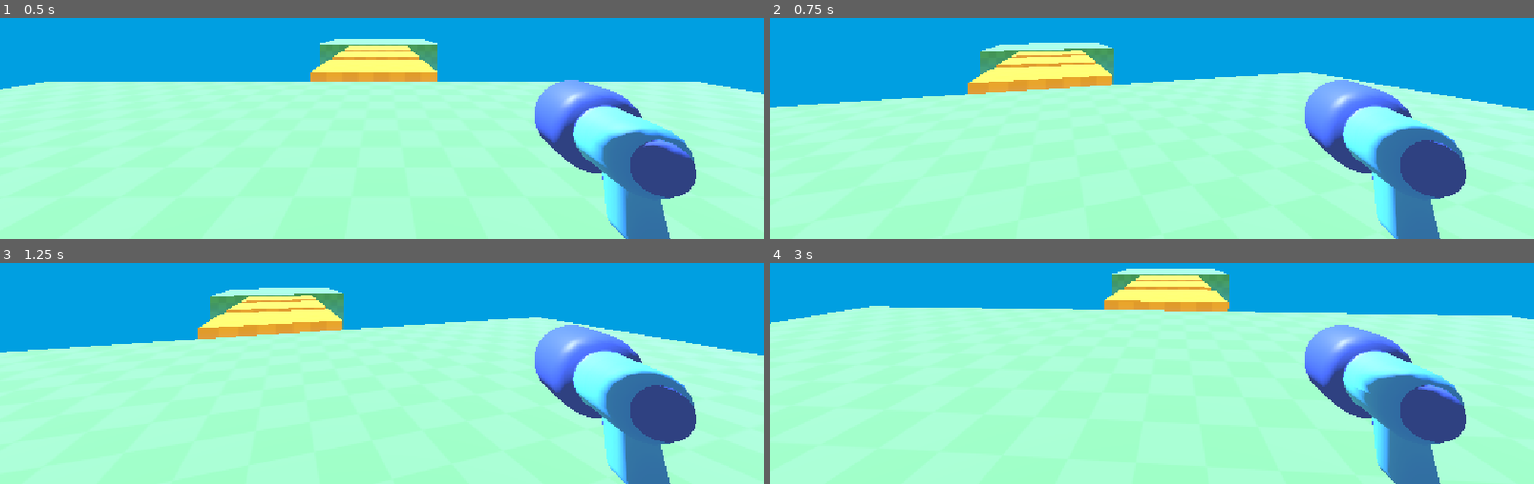
Above: before the commit, frames 1-4 (two rows, left to right).
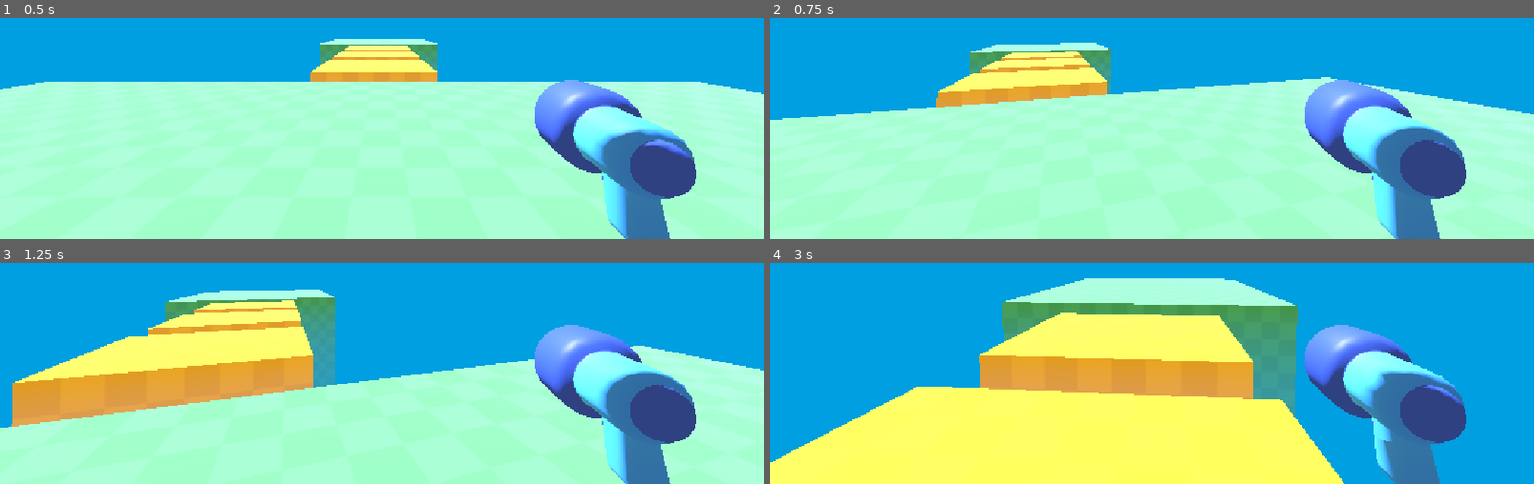
Above: after the commit, the same moments.

Repository: zjbanya/my_first_3d_game
Game: Godot game, scene res://level/temporary_level.tscn
Same seed, same stepped clock (60 frames per second), same inputs: the game is played once before the commit and once after it.
Inputs (mouse positions are in pixels of both pictures, inside the frame that each line leads up to):
- Up to frame 1 (0.5 s): no input
- Up to frame 2 (0.75 s): tap Enter at 0.5 s; move the mouse to (1190, 22) at 0.52 s; hold W (move_forward, bound only after the commit) from 0.53 s (still down)
- Up to frame 3 (1.25 s): keep holding W (move_forward, bound only after the commit)
- Up to frame 4 (3 s): keep holding W (move_forward, bound only after the commit); move the mouse to (1113, 271) at 1.27 s; move the mouse to (outside the picture) at 2.02 s; move the mouse to (1144, 276) at 2.77 s

Frame 1 is identical in both runs. In frame 2, 5.5% of the frame differs, in the area x 0-100%, y 11-47%; in frame 3, 24%; in frame 4, 75%, in the area x 0-100%, y 2-100%.

Commit message:
[feat]: Coding ground movement

Diff:
--- a/player/player.gd
+++ b/player/player.gd
@@ -12,3 +12,19 @@
 		%Camera3D.rotation_degrees.x = clamp(
 			%Camera3D.rotation_degrees.x, -90.0, 90.0
 		)
+
+func _physics_process(_delta: float) -> void:
+	const SPEED = 5.5
+
+	var input_direction_2D = Input.get_vector(
+		"move_left", "move_right", "move_forward", "move_back"
+	)
+	var input_direction_3D = Vector3(
+		input_direction_2D.x, 0.0, input_direction_2D.y
+	)
+	var direction = transform.basis * input_direction_3D
+
+	velocity.x = direction.x * SPEED
+	velocity.z = direction.z * SPEED
+
+	move_and_slide()
--- a/project.godot
+++ b/project.godot
@@ -20,6 +20,33 @@
 window/stretch/mode="canvas_items"
 window/stretch/aspect="expand"
 
+[input]
+
+move_left={
+"deadzone": 0.2,
+"events": [Object(InputEventKey,"resource_local_to_scene":false,"resource_name":"","device":-1,"window_id":0,"alt_pressed":false,"shift_pressed":false,"ctrl_pressed":false,"meta_pressed":false,"pressed":false,"keycode":0,"physical_keycode":65,"key_label":0,"unicode":97,"location":0,"echo":false,"script":null)
+, Object(InputEventKey,"resource_local_to_scene":false,"resource_name":"","device":-1,"window_id":0,"alt_pressed":false,"shift_pressed":false,"ctrl_pressed":false,"meta_pressed":false,"pressed":false,"keycode":0,"physical_keycode":4194319,"key_label":0,"unicode":0,"location":0,"echo":false,"script":null)
+]
+}
+move_right={
+"deadzone": 0.2,
+"events": [Object(InputEventKey,"resource_local_to_scene":false,"resource_name":"","device":-1,"window_id":0,"alt_pressed":false,"shift_pressed":false,"ctrl_pressed":false,"meta_pressed":false,"pressed":false,"keycode":0,"physical_keycode":68,"key_label":0,"unicode":100,"location":0,"echo":false,"script":null)
+, Object(InputEventKey,"resource_local_to_scene":false,"resource_name":"","device":-1,"window_id":0,"alt_pressed":false,"shift_pressed":false,"ctrl_pressed":false,"meta_pressed":false,"pressed":false,"keycode":0,"physical_keycode":4194321,"key_label":0,"unicode":0,"location":0,"echo":false,"script":null)
+]
+}
+move_forward={
+"deadzone": 0.2,
+"events": [Object(InputEventKey,"resource_local_to_scene":false,"resource_name":"","device":-1,"window_id":0,"alt_pressed":false,"shift_pressed":false,"ctrl_pressed":false,"meta_pressed":false,"pressed":false,"keycode":0,"physical_keycode":87,"key_label":0,"unicode":119,"location":0,"echo":false,"script":null)
+, Object(InputEventKey,"resource_local_to_scene":false,"resource_name":"","device":-1,"window_id":0,"alt_pressed":false,"shift_pressed":false,"ctrl_pressed":false,"meta_pressed":false,"pressed":false,"keycode":0,"physical_keycode":4194320,"key_label":0,"unicode":0,"location":0,"echo":false,"script":null)
+]
+}
+move_back={
+"deadzone": 0.2,
+"events": [null, Object(InputEventKey,"resource_local_to_scene":false,"resource_name":"","device":-1,"window_id":0,"alt_pressed":false,"shift_pressed":false,"ctrl_pressed":false,"meta_pressed":false,"pressed":false,"keycode":0,"physical_keycode":83,"key_label":0,"unicode":115,"location":0,"echo":false,"script":null)
+, Object(InputEventKey,"resource_local_to_scene":false,"resource_name":"","device":-1,"window_id":0,"alt_pressed":false,"shift_pressed":false,"ctrl_pressed":false,"meta_pressed":false,"pressed":false,"keycode":0,"physical_keycode":4194322,"key_label":0,"unicode":0,"location":0,"echo":false,"script":null)
+]
+}
+
 [physics]
 
 3d/physics_engine="Jolt Physics"
